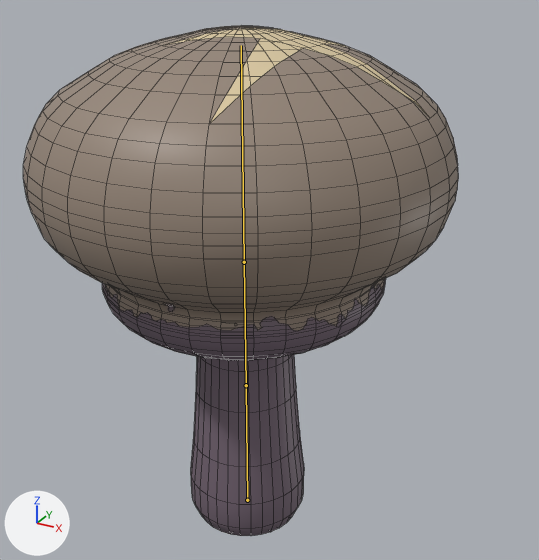
A saved change to the Blender file TresFabulasGeniales/Assets/Modelos/Objetos/seta1/seta1.blend.
One viewpoint serves both versions: a 50 mm camera at (6.01, -10.04, 9.83) aimed at (0.39, 0.17, 4.73). Lighting does not change. The marker at lower left points along +X, +Y and +Z. The bones that bend it are drawn over the model as lines. Mesh edges are drawn as thin lines.
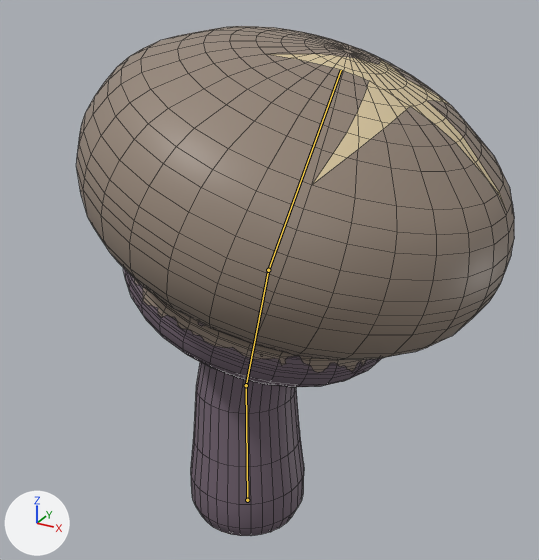
The newer file adds an action. The first version stands in its rest pose; the second is drawn at frame 50 of the action 'ArmatureAction'.

Changed parts and their boxes (x1, y1, x2, y2) in the pictures (539 x 560 px):
'Cylinder', posed: before (23, 26, 458, 536); after (76, 26, 514, 536)
bone 'Bone.001', root to tip: before (246, 385) to (244, 262); after (246, 385) to (268, 270)
bone 'Bone.002', root to tip: before (244, 262) to (241, 45); after (268, 270) to (341, 70)

What the commit changed:
Bone 'Bone.001' (bone_bone_001) turns from (0, 0, 0) to (0, 0, -11) degrees about its own x, y and z.
Bone 'Bone.002' (bone_bone_002) turns from (0, 0, 0) to (0, 0, -8) degrees about its own x, y and z.
